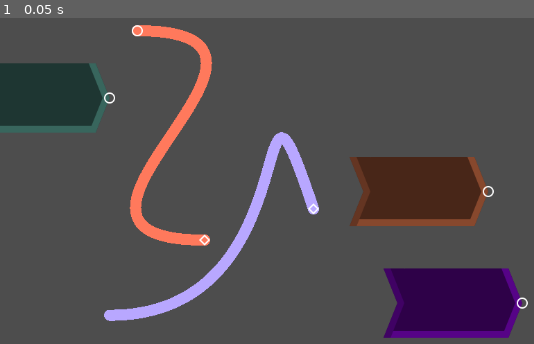
Above: before the commit, frame 1.
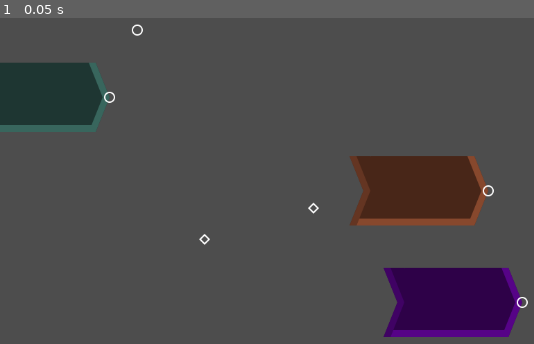
Above: after the commit, the same moment.

Repository: penguinencounter/GameOff2023
Game: Godot game, scene res://test_scene.tscn
Same seed, same stepped clock (60 frames per second), same inputs: the game is played once before the commit and once after it.
Inputs:
- Up to frame 1 (0.05 s): no input

The runs differ from the first frame. In frame 1, 5.3% of the frame differs, in the area x 0-99%, y 1-99%.

Commit message:
Connector visualization.

Diff:
--- a/scr/world_scratchpad.gd
+++ b/scr/world_scratchpad.gd
@@ -1,11 +1,78 @@
 extends Node2D
+
+
+var in_progress_base := Vector2.ZERO
+var in_progress: ReifiedCurve2D = null
+const outgoing_control := Vector2(300, 0)
+const incoming_control := Vector2(-300, 0)
+
+## Connections are... interesting.
+##
+## Index with connections[from][to] -> ReifiedCurve2D (if it exists)
+var connections := {}
+
+
+func destroy_in_progress():
+	# remove the child NOW to prevent race condition weirdness
+	remove_child(in_progress)
+	# do the actual deletion NEXT FRAME to prevent reference errors...
+	in_progress.queue_free()
+	in_progress = null
+
+
+func destroy(connection: ReifiedCurve2D):
+	remove_child(connection)
+	connection.queue_free()
+
+
+func _on_fail_connection():
+	destroy_in_progress()
+
+func _on_begin_connection(source: OutputConnector):
+	in_progress = ReifiedCurve2D.new()
+	in_progress.curve = Curve2D.new()
+	add_child(in_progress)
+	in_progress_base = to_local(source.global_position)
+	in_progress.curve.add_point(in_progress_base, Vector2.ZERO, outgoing_control)
+	in_progress.curve.add_point(in_progress_base, incoming_control, Vector2.ZERO)
+
+func _on_successful_connection(from: OutputConnector, to: InputConnector):
+	destroy_in_progress()
+	var result := ReifiedCurve2D.new()
+	result.curve = Curve2D.new()
+	var from_p := to_local(from.global_position)
+	var to_p := to_local(to.global_position)
+	result.curve.add_point(from_p, Vector2.ZERO, outgoing_control)
+	result.curve.add_point(to_p, incoming_control, Vector2.ZERO)
+
+	if not connections.has(from):
+		connections[from] = {}
+	var from_set := connections[from] as Dictionary
+	if from_set.has(to):  # this connection already exists???
+		destroy(connections[from][to] as ReifiedCurve2D)
+		connections[from].erase(to)
+	connections[from][to] = result
+	add_child(result)
+
+func _on_destroyed_connection(from: OutputConnector, to: InputConnector):
+	if not connections.has(from):
+		return
+	var from_set := connections[from] as Dictionary
+	if not from_set.has(to):
+		return
+	destroy(connections[from][to] as ReifiedCurve2D)
+	connections[from].erase(to)
 
 
 # Called when the node enters the scene tree for the first time.
 func _ready():
-	pass # Replace with function body.
+	Bus.fail_connection.connect(_on_fail_connection)
+	Bus.begin_connection.connect(_on_begin_connection)
+	Bus.successful_connection.connect(_on_successful_connection)
+	Bus.destroyed_connection.connect(_on_destroyed_connection)
 
 
 # Called every frame. 'delta' is the elapsed time since the previous frame.
-func _process(delta):
-	pass
+func _process(_delta):
+	if in_progress != null:
+		in_progress.curve.set_point_position(1, get_local_mouse_position())
--- a/test_scene.tscn
+++ b/test_scene.tscn
@@ -1,37 +1,14 @@
-[gd_scene load_steps=7 format=3 uid="uid://bupgbtxelx4t1"]
+[gd_scene load_steps=5 format=3 uid="uid://bupgbtxelx4t1"]
 
 [ext_resource type="PackedScene" uid="uid://cmxcavrqw1gis" path="res://scenes/single_in.tscn" id="1_1hmmt"]
-[ext_resource type="Script" path="res://scr/reified_curve_2d.gd" id="1_qhwm6"]
+[ext_resource type="PackedScene" uid="uid://ccsw1lnx54qkd" path="res://scenes/world_scratchpad.tscn" id="1_mfuxu"]
 [ext_resource type="PackedScene" uid="uid://batt7ehcmfx1c" path="res://scenes/input_connector.tscn" id="2_33m6n"]
 [ext_resource type="PackedScene" uid="uid://bp0muys1m0qqy" path="res://scenes/output_connector.tscn" id="3_g1fey"]
 
-[sub_resource type="Curve2D" id="Curve2D_ed20k"]
-_data = {
-"points": PackedVector2Array(0, 0, 300, 0, 158, 440.6, -100, -300, 100, 0, 452, 287)
-}
-point_count = 2
+[node name="Node2D" type="Node2D"]
+position = Vector2(0, -1)
 
-[sub_resource type="Curve2D" id="Curve2D_hgrpm"]
-_data = {
-"points": PackedVector2Array(0, 0, 300, 0, 198, 30, -300, 0, 0, 0, 295, 332)
-}
-point_count = 2
-
-[node name="Node2D" type="Node2D"]
-
-[node name="ExampleConnection1" type="Node2D" parent="."]
-script = ExtResource("1_qhwm6")
-curve = SubResource("Curve2D_ed20k")
-color = Color(0.721569, 0.654902, 1, 1)
-line_thickness = 16.0
-round = true
-
-[node name="ExampleConnection2" type="Node2D" parent="."]
-script = ExtResource("1_qhwm6")
-curve = SubResource("Curve2D_hgrpm")
-color = Color(1, 0.47451, 0.360784, 1)
-line_thickness = 16.0
-round = true
+[node name="WorldScratchpad" parent="." instance=ExtResource("1_mfuxu")]
 
 [node name="SingleInput" parent="." instance=ExtResource("1_1hmmt")]
 position = Vector2(704, 262)
